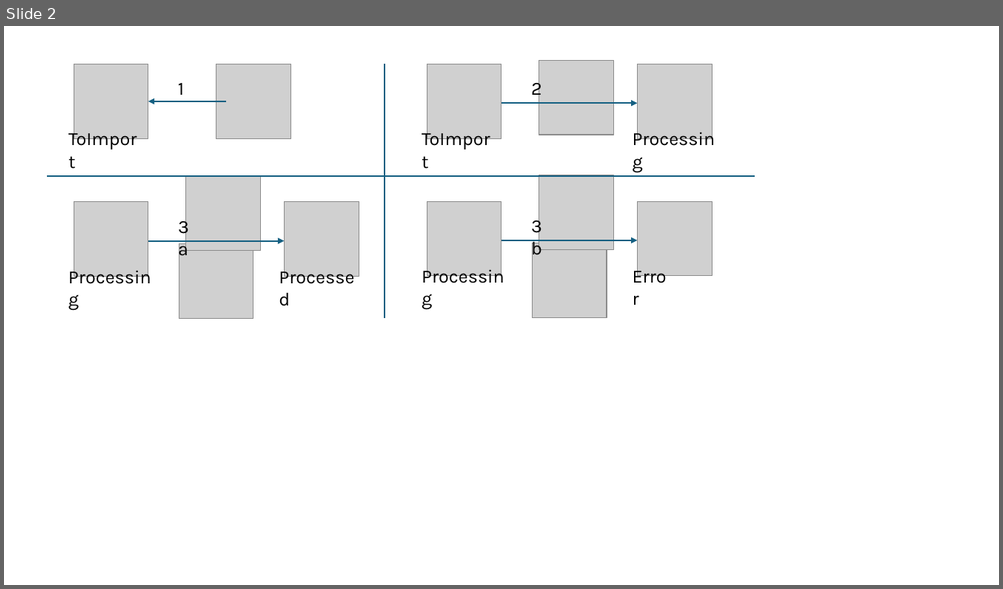
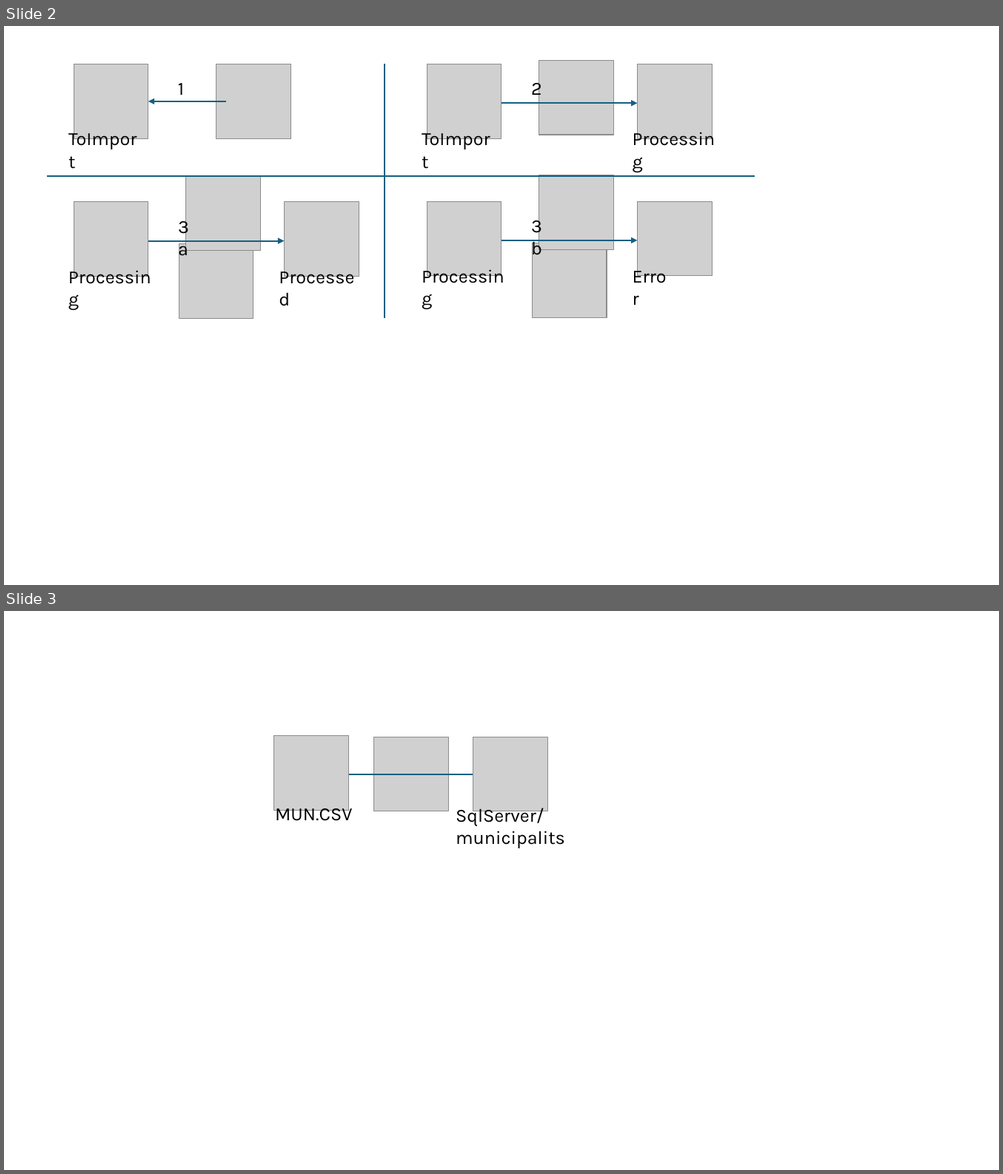
Before and after one commit to PiFou86/420-W47-SF, a slide deck: Module01_Introduction/ExempleImportationAutomatique.pptx. Shown one above the other, each under a label of ours: slide 2 before the commit, slides 2 and 3 after it. The pictures are 1003x589 and 1003x1174 pixels, drawn with LibreOffice and Linux fonts; fonts in the diff are those of the drawing; grey boxes stand for pictures. Boxes give left, top, right and bottom in pixels: in the first picture for what was removed or moved away, otherwise in the second. Text is boxed around its words. In the diff, an @@ line names an element or a change of style, - is before the commit and + after.

```diff
--- a/Module01_Introduction/ExempleImportationAutomatique.pptx
+++ b/Module01_Introduction/ExempleImportationAutomatique.pptx
@@ slide 3 added at [4,611,999,1170], background #FFFFFF @@
@@ picture added at [274,735,349,810] @@
@@ picture added at [373,737,448,812] @@
@@ picture added at [473,737,548,812] @@
@@ arrow added from (349, 775) to (484, 775), #156082 1.5 pt @@
@@ text added at [275,804,352,821], 18 pt, text #000000 @@
+MUN.CSV
@@ text added at [455,806,565,849], 18 pt, text #000000 @@
+SqlServer/municipalits
```
Also in this commit, not shown: 1 other file.
